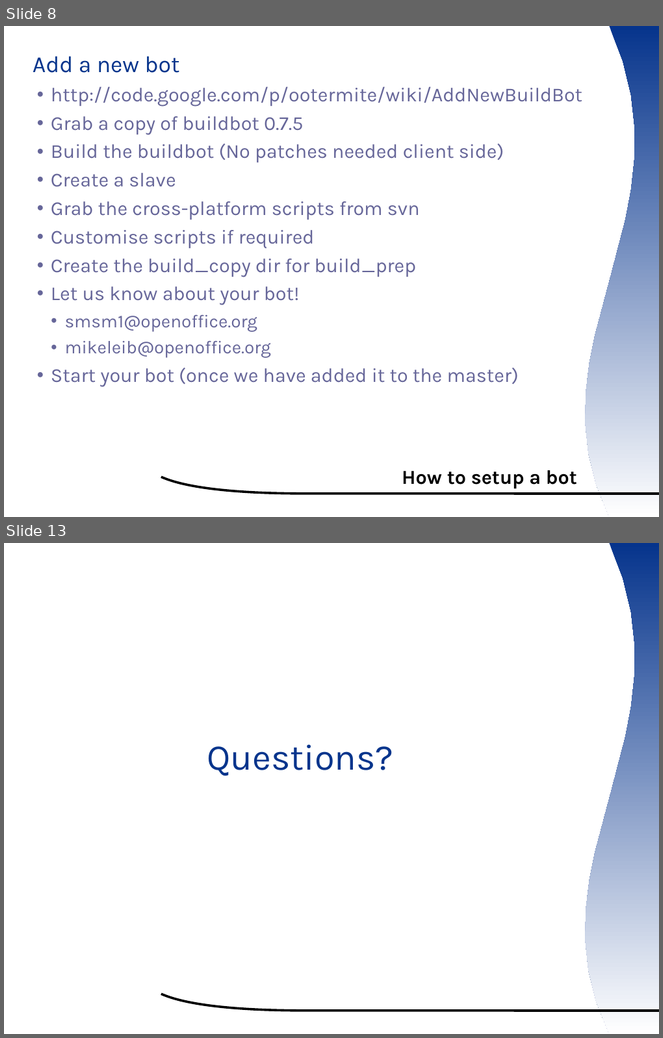
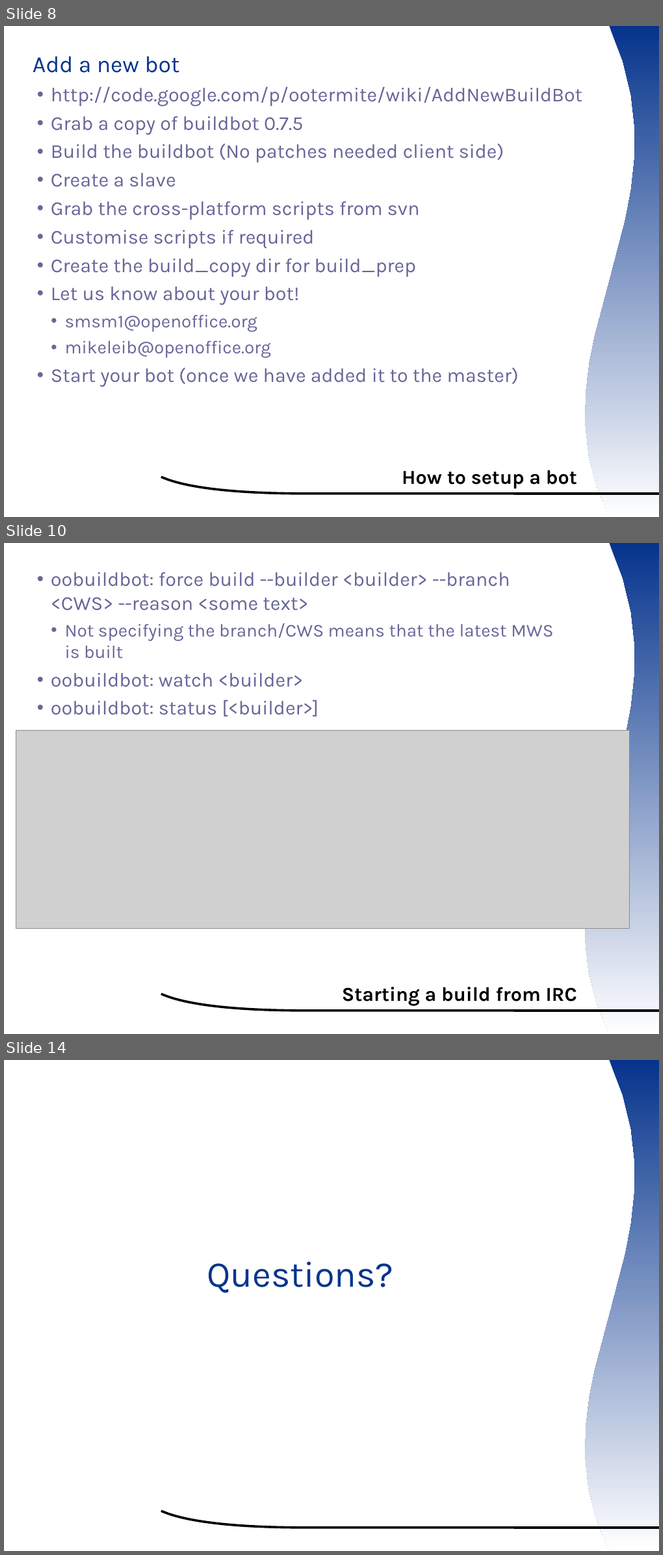
Before and after one commit to smsm1/ootermite, a slide deck: wiki/ooocon2007presentation.odp. Shown one above the other, each under a label of ours: slides 8 and 13 before the commit, slides 8, 10 and 14 after it; the slides between them are not shown. The pictures are 663x1038 and 663x1555 pixels, drawn with LibreOffice and Linux fonts; fonts in the diff are those of the drawing; grey boxes stand for pictures; background and template pictures are left out. Boxes give left, top, right and bottom in pixels: in the first picture for what was removed or moved away, otherwise in the second. Text is boxed around its words. In the diff, an @@ line names an element or a change of style, - is before the commit and + after.

Commit message:
Updates for the presentation adding my experience in creating a buildbot on Mac OS X, and some updates for the main instructions

```diff
--- a/wiki/ooocon2007presentation.odp
+++ b/wiki/ooocon2007presentation.odp
@@ slide 10 added at (x1=4, y1=543, x2=659, y2=1034), background #FFFFFF; not listed: 2 template elements that a slide beside it also shows @@
@@ text added at (x1=51, y1=572, x2=553, y2=717), 24 pt, text #666699 @@
+  ● oobuildbot: force build --builder <builder> --branch <CWS> --reason <some text>
+    ● Not specifying the branch/CWS means that the latest MWS is built
+  ● oobuildbot: watch <builder>
+  ● oobuildbot: status [<builder>]
@@ picture added at (x1=16, y1=730, x2=630, y2=930) @@
@@ title added at (x1=342, y1=987, x2=577, y2=1006), 24 pt, text #000000, bold @@
+Starting a build from IRC
@@ what was slide 13 is now slide 14 @@
```
Also in this commit, not shown: 6 slides changed, 4 other files.
